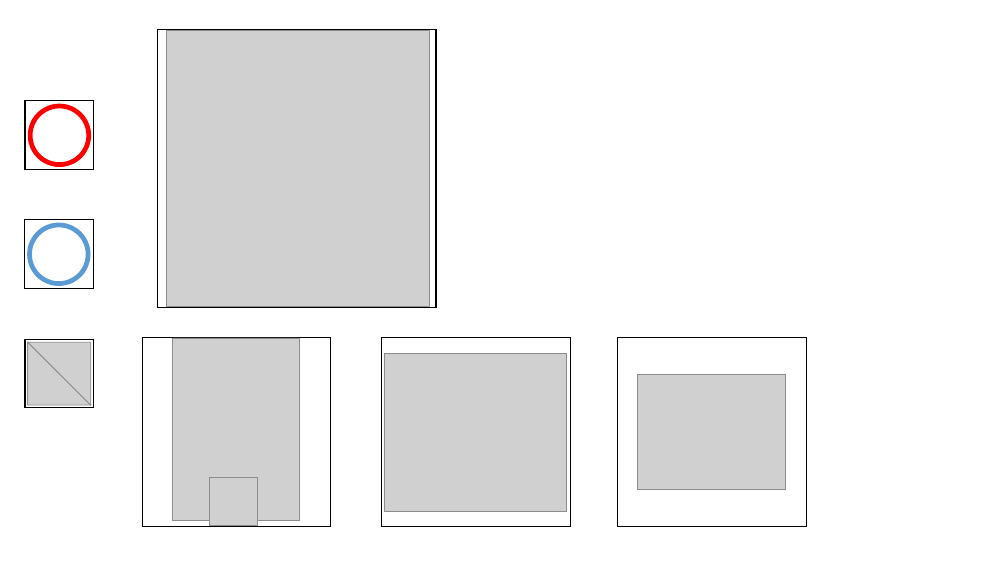
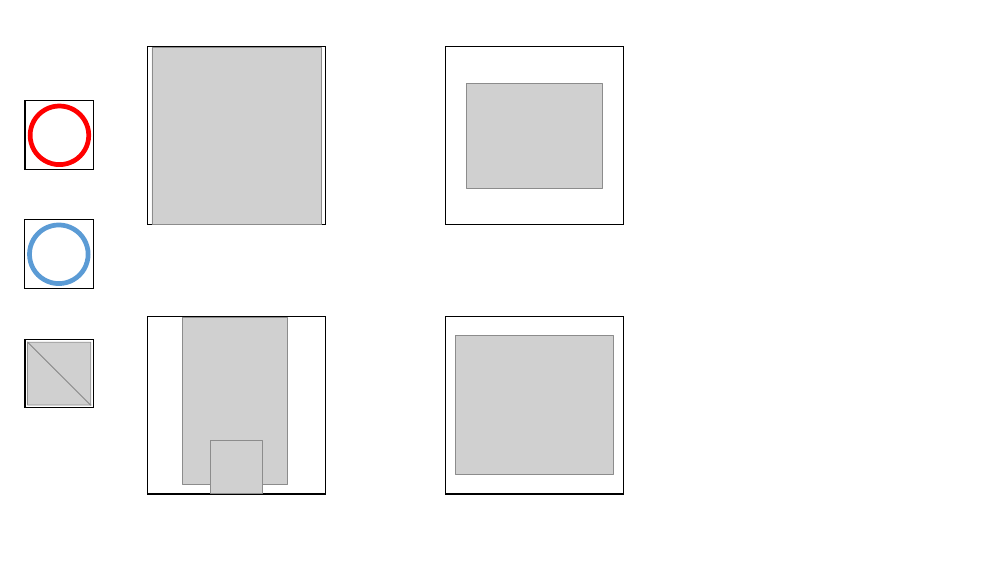
Before and after one commit to TT-3-14159265358979323846264338/towerdefense2, a slide deck: slide 1 of filed parts.pptx. Drawn at 1008x567 pixels with LibreOffice and Linux fonts; fonts in the diff are those of the drawing; grey boxes stand for pictures. Boxes give left, top, right and bottom in pixels: in the first picture for what was removed or moved away, otherwise in the second. Text is boxed around its words. In the diff, an @@ line names an element or a change of style, - is before the commit and + after.

```diff
--- a/filed parts.pptx
+++ b/filed parts.pptx
@@ rectangle: place and size @@
-rectangle at [158, 29, 436, 308]
+rectangle at [147, 47, 325, 225]
@@ picture: place and size @@
-picture at [167, 30, 430, 306]
+picture at [152, 47, 321, 224]
@@ rectangle: place and size @@
-rectangle at [618, 338, 807, 527]
+rectangle at [445, 47, 623, 225]
@@ picture: place and size @@
-picture at [637, 374, 786, 489]
+picture at [467, 83, 602, 189]
@@ rectangle: place and size @@
-rectangle at [142, 338, 331, 527]
+rectangle at [147, 316, 325, 494]
@@ picture: place and size @@
-picture at [172, 338, 299, 521]
+picture at [183, 318, 287, 485]
@@ rectangle: place and size @@
-rectangle at [382, 338, 571, 527]
+rectangle at [445, 316, 623, 494]
@@ picture removed at [384, 353, 567, 511] @@
@@ picture added at [456, 336, 613, 475] @@
@@ picture added at [211, 440, 262, 494] @@
@@ picture removed at [209, 477, 257, 526] @@
```
Also in this commit, not shown: 2 other slides changed, 1 other file.
